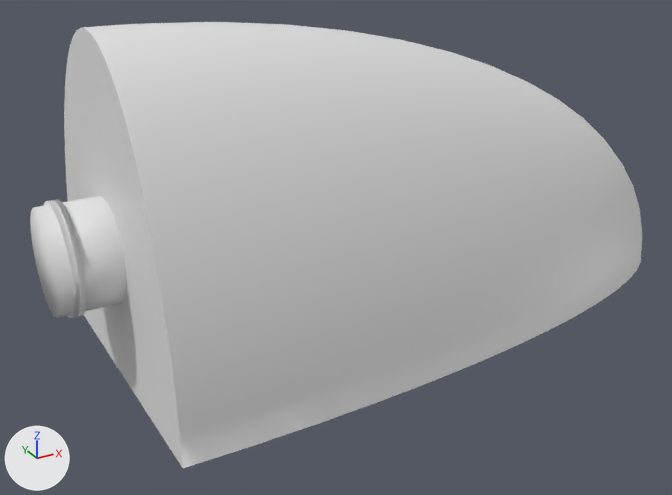
One commit to the Blender file ship.blend: the scene before it, then after it.
Rendered twice from a 50 mm lens placed at (-1.56, -2.35, 1.43), pointed at (-0.27, -0.01, 0.26). The axes (+X, +Y, +Z) are drawn at lower left. The lights are the same throughout.
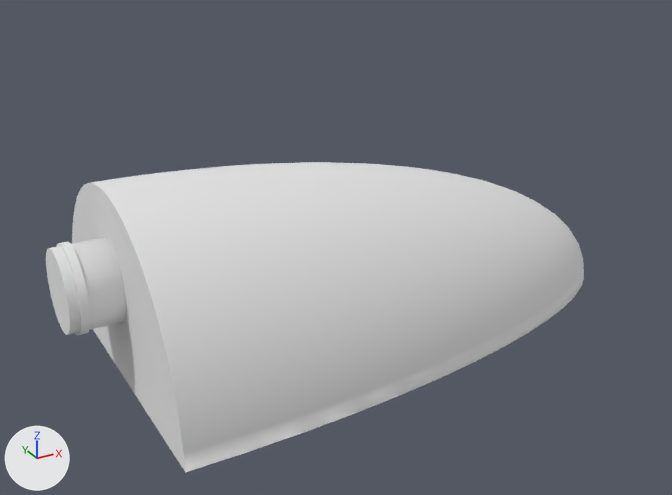
Pixel boxes [x1, y1, x2, y2] of what changed, in the pictures (672 x 495 px):
'Sphere', rescaled (11% narrower, 30% shorter): before [64, 22, 642, 468]; after [72, 162, 584, 473]
'Cylinder', reshaped, moved, rescaled (17% narrower, 20% shorter): before [30, 196, 127, 318]; after [46, 238, 126, 335]
'Cylinder.001', reshaped, moved, rescaled (20% narrower, 21% shorter): before [43, 199, 86, 318]; after [56, 242, 90, 336]
part 1 of me_cylinder_001, added: after [56, 243, 81, 336]
part 2 of me_cylinder_001, deleted: before [43, 201, 75, 318]

The change, as a list of edits to the scene's bpy script:
```text
Add mat_car:
    mat_car = diffuse_material('car')
    mat_car.base_color = (0.8, 0.8, 0.8)  # white #e7e7e7
Add mat_car_glow:
    mat_car_glow = diffuse_material('car_glow')
    mat_car_glow.base_color = (0.8, 0.8, 0.8)  # white #e7e7e7
Change me_cylinder_001:
    used by ob_cylinder_001; location = (-1.1, 0.0, 0.4); rotation_euler = (0.0, 1.571, 0.0), in degrees (0, 90, 0); scale = (0.16, 0.16, 0.015)
    remove me_cylinder_001.from_pydata(...)  # 64 vertices, 34 faces; spans x -1.0..1.0, y -1.0..1.0, z -1.0..1.0
    add me_cylinder_001.from_pydata(...)  # 128 vertices, 34 faces; spans x -1.0..1.0, y -1.0..1.0, z -1.0..1.0
    me_cylinder_001 part 1: a new loose piece of 32 vertices spanning x -1.0..1.0, y -1.0..1.0, z -1.0, in mat_car_glow (white #e7e7e7)
    me_cylinder_001 part 2
    1 face is deleted
    add me_cylinder_001.materials.append(mat_car_glow)  # white #e7e7e7
Change me_cylinder:
    used by ob_cylinder; location = (-1.0, 0.0, 0.4); rotation_euler = (3.142, -4.712, -3.142), in degrees (180, -270, -180); scale = (0.15, 0.15, 0.15)
    remove me_cylinder.from_pydata(...)  # 64 vertices, 34 faces; spans x -1.0..1.0, y -1.0..1.0, z -1.0..1.0
    add me_cylinder.from_pydata(...)  # 97 vertices, 65 faces; spans x -1.0..1.0, y -1.0..1.0, z -1.0..1.0
    me_cylinder part 3
    33 faces are deleted
    1 vertex is added at (0.0, 0.0, -1.0)
    32 new vertices lie (0.0, 0.0, -2.0) away from vertices in x -1.0..1.0, y -1.0..1.0, z 1.0
    64 new faces join them
    add me_cylinder.materials.append(mat_car)  # white #e7e7e7
Change ob_cylinder_001:
    ob_cylinder_001.location: (-1.1, 0.0, 0.4) -> (-1.087, 0.0, 0.309)
    ob_cylinder_001.scale: (0.16, 0.16, 0.015) -> (0.129, 0.129, 0.0121)
Change ob_cylinder:
    ob_cylinder.location: (-1.0, 0.0, 0.4) -> (-1.007, 0.0, 0.309)
    ob_cylinder.scale: (0.15, 0.15, 0.15) -> (0.121, 0.121, 0.121)
Change ob_sphere:
    ob_sphere.scale: (2.0, 0.5, 1.0) -> (1.71, 0.518, 0.573)
```
